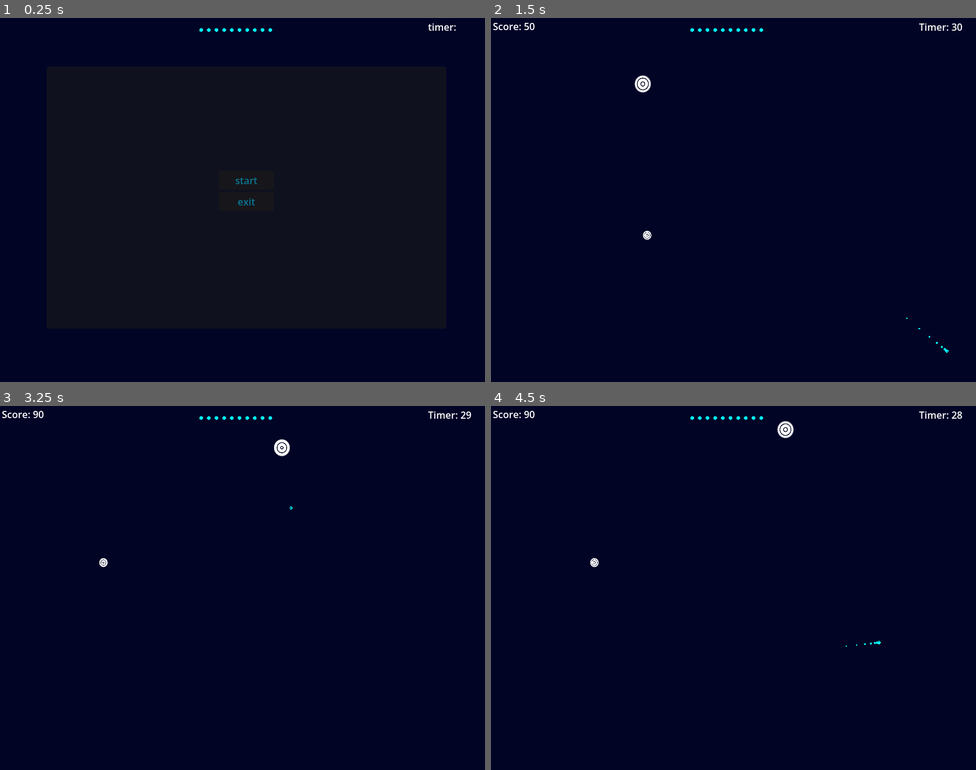
Above: before the commit, frames 1-4 (two rows, left to right).
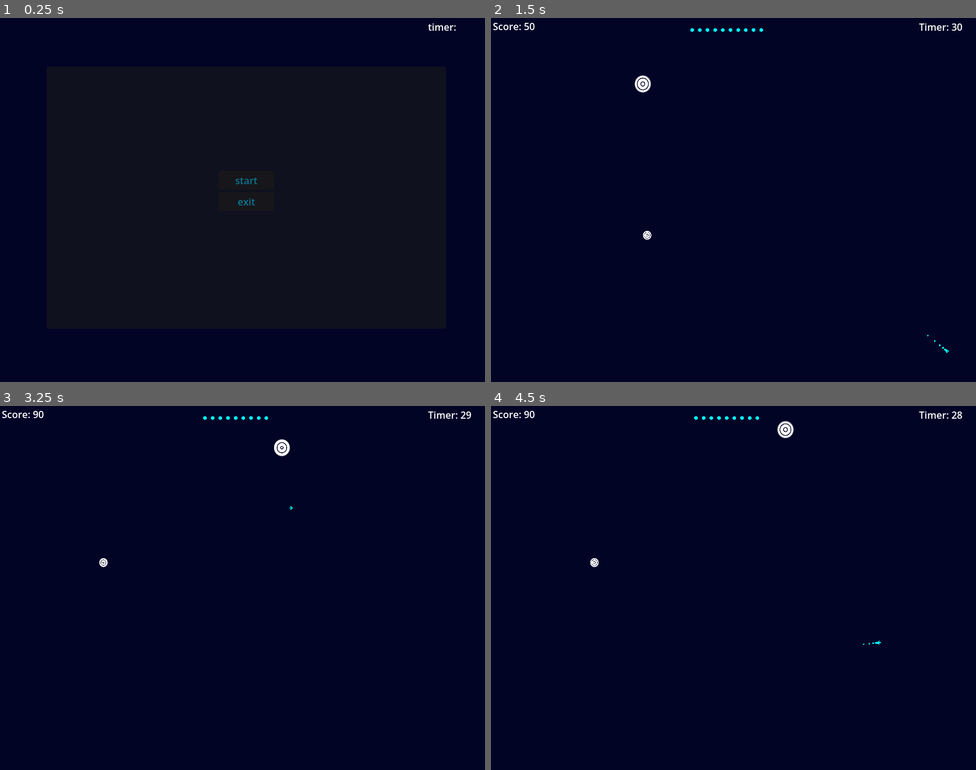
Above: after the commit, the same moments.

Repository: beki-github/speed-click
Game: Godot game, scene res://scenes/game.tscn
Same seed, same stepped clock (60 frames per second), same inputs: the game is played once before the commit and once after it.
Inputs (mouse positions are in pixels of both pictures, inside the frame that each line leads up to):
- Up to frame 1 (0.25 s): no input
- Up to frame 2 (1.5 s): click "start" at 0.5 s; move the mouse to (946, 349) at 1.27 s
- Up to frame 3 (3.25 s): move the mouse to (155, 624) at 2.02 s; move the mouse to (291, 507) at 2.77 s
- Up to frame 4 (4.5 s): tap Enter at 3.5 s; move the mouse to (709, 660) at 3.52 s; move the mouse to (879, 642) at 4.27 s

The runs differ from the first frame. In frame 1, less than 0.1% of the frame differs, in the area x 41-57%, y 2-4%; in frame 2, less than 0.1%; in frame 3, 0.1%; in frame 4, 0.1%, in the area x 41-81%, y 2-67%.

Commit message:
added a pickup sound through pickup animation next to be done is adding game scene to stop redundent motion of the ball and also adding different shader for the circle

Diff:
--- a/project.godot
+++ b/project.godot
@@ -15,6 +15,10 @@
 config/features=PackedStringArray("4.6", "GL Compatibility")
 config/icon="res://assets/icon.svg"
 
+[audio]
+
+buses/default_bus_layout="uid://djmaoef2hl31x"
+
 [autoload]
 
 GlobalTimer="*uid://b8vubdciqqgs4"
@@ -23,7 +27,7 @@
 
 window/size/viewport_width=800
 window/size/viewport_height=600
-window/stretch/mode="viewport"
+window/stretch/mode="canvas_items"
 
 [physics]
 
--- a/scenes/circle.tscn
+++ b/scenes/circle.tscn
@@ -2,12 +2,111 @@
 
 [ext_resource type="Script" uid="uid://rdge7cag4que" path="res://scripts/circle.gd" id="1_3e3c1"]
 [ext_resource type="Shader" uid="uid://ch8m8l5ax7yg3" path="res://shaders/circle.gdshader" id="2_3e3c1"]
+[ext_resource type="AudioStream" uid="uid://xqisqnlxpqmi" path="res://assets/sounds/coin.wav" id="3_g1fdt"]
 
 [sub_resource type="CircleShape2D" id="CircleShape2D_3e3c1"]
 radius = 33.01515
 
 [sub_resource type="ShaderMaterial" id="ShaderMaterial_g1fdt"]
 shader = ExtResource("2_3e3c1")
+
+[sub_resource type="Animation" id="Animation_3e3c1"]
+length = 0.001
+tracks/0/type = "value"
+tracks/0/imported = false
+tracks/0/enabled = true
+tracks/0/path = NodePath(".:visible")
+tracks/0/interp = 1
+tracks/0/loop_wrap = true
+tracks/0/keys = {
+"times": PackedFloat32Array(0),
+"transitions": PackedFloat32Array(1),
+"update": 1,
+"values": [true]
+}
+tracks/1/type = "value"
+tracks/1/imported = false
+tracks/1/enabled = true
+tracks/1/path = NodePath("CollisionShape2D:disabled")
+tracks/1/interp = 1
+tracks/1/loop_wrap = true
+tracks/1/keys = {
+"times": PackedFloat32Array(0),
+"transitions": PackedFloat32Array(1),
+"update": 1,
+"values": [false]
+}
+tracks/2/type = "value"
+tracks/2/imported = false
+tracks/2/enabled = true
+tracks/2/path = NodePath("pickup/pickup:playing")
+tracks/2/interp = 1
+tracks/2/loop_wrap = true
+tracks/2/keys = {
+"times": PackedFloat32Array(0),
+"transitions": PackedFloat32Array(1),
+"update": 1,
+"values": [false]
+}
+
+[sub_resource type="Animation" id="Animation_g1fdt"]
+resource_name = "pickup_animation"
+tracks/0/type = "value"
+tracks/0/imported = false
+tracks/0/enabled = true
+tracks/0/path = NodePath(".:visible")
+tracks/0/interp = 1
+tracks/0/loop_wrap = true
+tracks/0/keys = {
+"times": PackedFloat32Array(0.06666667),
+"transitions": PackedFloat32Array(1),
+"update": 1,
+"values": [false]
+}
+tracks/1/type = "value"
+tracks/1/imported = false
+tracks/1/enabled = true
+tracks/1/path = NodePath("CollisionShape2D:disabled")
+tracks/1/interp = 1
+tracks/1/loop_wrap = true
+tracks/1/keys = {
+"times": PackedFloat32Array(0.100000024),
+"transitions": PackedFloat32Array(1),
+"update": 1,
+"values": [true]
+}
+tracks/2/type = "value"
+tracks/2/imported = false
+tracks/2/enabled = true
+tracks/2/path = NodePath("pickup/pickup:playing")
+tracks/2/interp = 1
+tracks/2/loop_wrap = true
+tracks/2/keys = {
+"times": PackedFloat32Array(0),
+"transitions": PackedFloat32Array(1),
+"update": 1,
+"values": [true]
+}
+tracks/3/type = "method"
+tracks/3/imported = false
+tracks/3/enabled = true
+tracks/3/path = NodePath(".")
+tracks/3/interp = 1
+tracks/3/loop_wrap = true
+tracks/3/keys = {
+"times": PackedFloat32Array(0.06666667),
+"transitions": PackedFloat32Array(1),
+"values": [{
+"args": [],
+"method": &"queue_free"
+}]
+}
+
+[sub_resource type="AnimationLibrary" id="AnimationLibrary_v0typ"]
+_data = {
+&"RESET": SubResource("Animation_3e3c1"),
+&"pickup_animation": SubResource("Animation_g1fdt")
+}
 
 [node name="circle" type="Area2D" unique_id=1297860373]
 script = ExtResource("1_3e3c1")
@@ -23,6 +122,13 @@
 offset_right = 34.0
 offset_bottom = 34.0
 
+[node name="pickup" type="AnimationPlayer" parent="." unique_id=1199452496]
+libraries/ = SubResource("AnimationLibrary_v0typ")
+
+[node name="pickup" type="AudioStreamPlayer2D" parent="pickup" unique_id=107912827]
+stream = ExtResource("3_g1fdt")
+bus = &"SFX"
+
 [connection signal="area_entered" from="." to="." method="_on_area_entered"]
 [connection signal="mouse_entered" from="." to="." method="_on_mouse_entered"]
 [connection signal="mouse_exited" from="." to="." method="_on_mouse_exited"]
--- a/scenes/tail.tscn
+++ b/scenes/tail.tscn
@@ -14,6 +14,7 @@
 shape = SubResource("CircleShape2D_o8wpl")
 
 [node name="ColorRect" type="ColorRect" parent="." unique_id=2013078660]
+texture_filter = 2
 material = SubResource("ShaderMaterial_dsmqp")
 offset_left = -19.0
 offset_top = -20.0
--- a/scripts/circle.gd
+++ b/scripts/circle.gd
@@ -1,6 +1,6 @@
 extends Area2D
 signal cleared
-
+@onready var pickup: AnimationPlayer = $pickup
 var is_hit:=false
 
 func _on_area_entered(area: Area2D) -> void:
@@ -9,4 +9,4 @@
 	if area.is_in_group("tail_group"):
 		is_hit=true
 		cleared.emit()
-		queue_free()
+		pickup.play("pickup_animation")
--- a/scripts/game.gd
+++ b/scripts/game.gd
@@ -53,6 +53,7 @@
 	Input.set_mouse_mode(Input.MOUSE_MODE_HIDDEN)
 	game_running = true
 	score = 0
+	setup_hbox()
 	$Timer.start()
 	get_node("/root/Game/Camera2D/Score").text = "0"
 	for child in get_children():
@@ -72,7 +73,9 @@
 
 
 
-func Game_over_box():
+func Game_over():
+	Input.set_mouse_mode(Input.MOUSE_MODE_VISIBLE)
+	game_running=false
 	var game_over=Game_Over.instantiate()
 	game_over.retry_pressed.connect(_on_retry_pressed)
 	game_over.get_node("highScore").text+=str(340)
@@ -80,11 +83,6 @@
 	add_child(game_over)
 
 func _ready() -> void:
-	setup_hbox()
-	#for child in get_children():
-		#print(child)
-	for childh in h_box_container.get_children():
-		print(childh)
 	var start_menu_child=start_menu.instantiate()
 	start_menu_child.start_clicked.connect(on_start_clicked)
 	add_child(start_menu_child)
@@ -101,7 +99,7 @@
 				if index==0:
 					tail_array[index].global_position=tail_array[index].global_position.lerp(mouse_pos,1)
 				else:
-					tail_array[index].global_position=tail_array[index].global_position.lerp(tail_array[index-1].global_position,0.5)
+					tail_array[index].global_position=tail_array[index].global_position.lerp(tail_array[index-1].global_position,0.55)
 		else:
 			print("the tail is fucked up")
 
@@ -111,7 +109,11 @@
 
 func on_ball_cleared():
 	score=score-10
-	spawn_ball()
+	if h_box_container.get_child_count() >1:
+		h_box_container.get_child(-1).queue_free()
+		spawn_ball()
+	else:
+		Game_over()
 
 func _on_circle_cleared():
 	if !game_running:
@@ -125,9 +127,10 @@
 
 
 func _on_timer_timeout() -> void:
-	Input.set_mouse_mode(Input.MOUSE_MODE_VISIBLE)
-	Game_over_box()
-	game_running = false
+	#Input.set_mouse_mode(Input.MOUSE_MODE_VISIBLE)
+	#Game_over_box()
+	#game_running = false
+	pass
 
 
 
Not shown, added: assets/sounds/coin.wav.import
Not shown, added: assets/sounds/coin.wav
